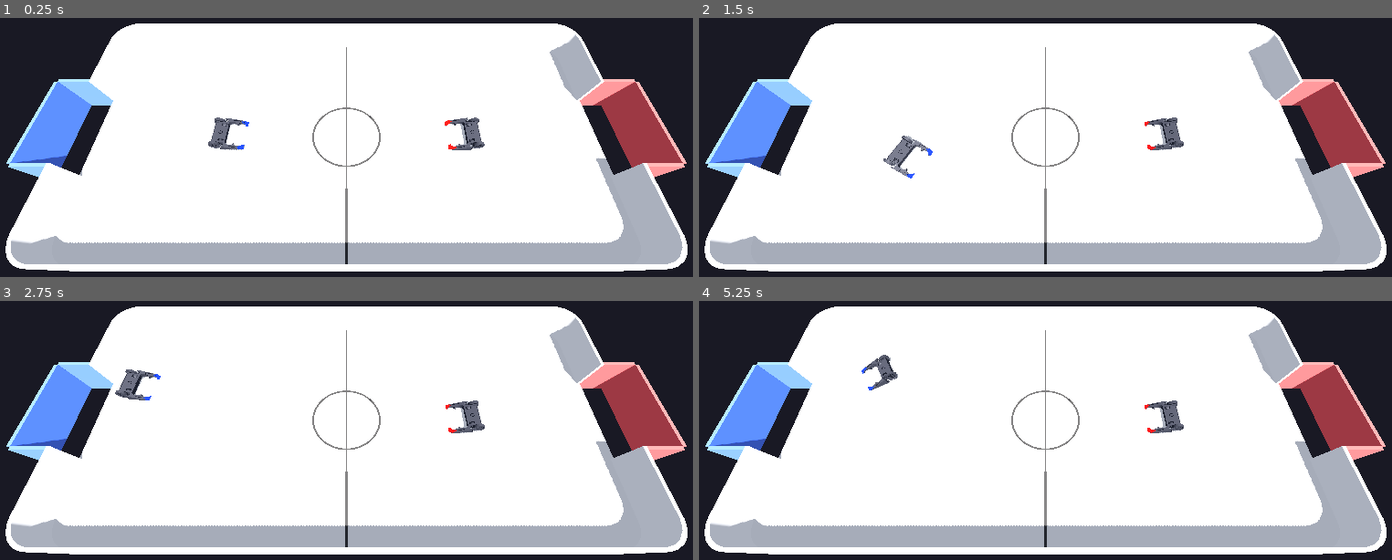
Above: before the commit, frames 1-4 (two rows, left to right).
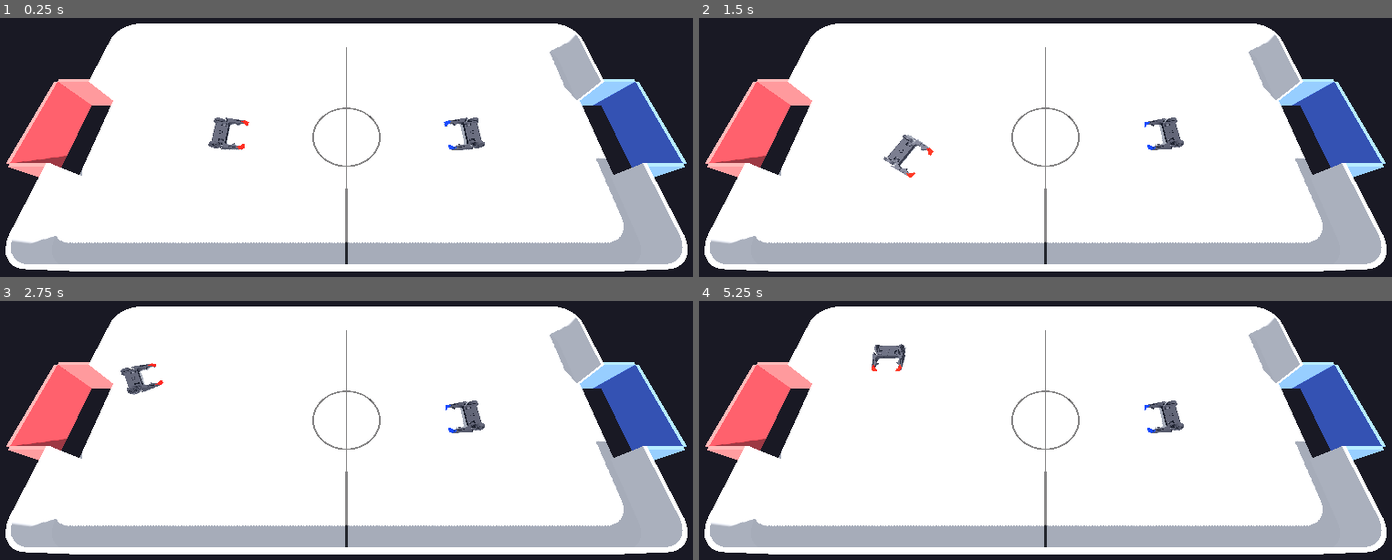
Above: after the commit, the same moments.

Repository: Eduardo-Barreto/arena-hockey
Game: Godot game, scene res://scenes/test/test.tscn
Same seed, same stepped clock (60 frames per second), same inputs: the game is played once before the commit and once after it.
Inputs:
- Up to frame 1 (0.25 s): no input
- Up to frame 2 (1.5 s): hold D (drive_right, bound only before the commit) 0.53-1.28 s; hold S (drive_back, bound only before the commit) from 1.28 s (still down)
- Up to frame 3 (2.75 s): release S (drive_back, bound only before the commit) at 2.03 s; hold D (drive_right, bound only before the commit) from 2.03 s (still down)
- Up to frame 4 (5.25 s): release D (drive_right, bound only before the commit) at 2.78 s; hold W (drive_forward, bound only before the commit) 2.78-3.53 s; tap Enter at 3.5 s; hold A (drive_left, bound only before the commit) 3.53-5.03 s; hold S (drive_back, bound only before the commit) from 5.03 s (still down)

The runs differ from the first frame. In frame 1, 5.7% of the frame differs, in the area x 0-100%, y 2-98%; in frame 2, 5.8%; in frame 3, 6.1%; in frame 4, 6.1%.

Commit message:
feat(input): scalable per-robot player input system

Diff:
--- a/project.godot
+++ b/project.godot
@@ -22,24 +22,44 @@
 
 [input]
 
-drive_forward={
+p1_forward={
 "deadzone": 0.2,
 "events": [Object(InputEventKey,"resource_local_to_scene":false,"resource_name":"","device":-1,"window_id":0,"alt_press …(192 unchanged characters)…
 ]
 }
-drive_back={
+p1_back={
 "deadzone": 0.2,
 "events": [Object(InputEventKey,"resource_local_to_scene":false,"resource_name":"","device":-1,"window_id":0,"alt_press …(192 unchanged characters)…
 ]
 }
-drive_left={
+p1_left={
 "deadzone": 0.2,
-"events": [null, Object(InputEventKey,"resource_local_to_ …(259 unchanged characters)…
+"events": [Object(InputEventKey,"resource_local_to_ …(259 unchanged characters)…
 ]
 }
-drive_right={
+p1_right={
 "deadzone": 0.2,
 "events": [Object(InputEventKey,"resource_local_to_scene":false,"resource_name":"","device":-1,"window_id":0,"alt_press …(192 unchanged characters)…
+]
+}
+p2_forward={
+"deadzone": 0.2,
+"events": [Object(InputEventKey,"resource_local_to_scene":false,"resource_name":"","device":-1,"window_id":0,"alt_pressed":false,"shift_pressed":false,"ctrl_pressed":false,"meta_pressed":false,"pressed":false,"keycode":0,"physical_keycode":4194320,"key_label":0,"unicode":0,"location":0,"echo":false,"script":null)
+]
+}
+p2_back={
+"deadzone": 0.2,
+"events": [Object(InputEventKey,"resource_local_to_scene":false,"resource_name":"","device":-1,"window_id":0,"alt_pressed":false,"shift_pressed":false,"ctrl_pressed":false,"meta_pressed":false,"pressed":false,"keycode":0,"physical_keycode":4194322,"key_label":0,"unicode":0,"location":0,"echo":false,"script":null)
+]
+}
+p2_left={
+"deadzone": 0.2,
+"events": [Object(InputEventKey,"resource_local_to_scene":false,"resource_name":"","device":-1,"window_id":0,"alt_pressed":false,"shift_pressed":false,"ctrl_pressed":false,"meta_pressed":false,"pressed":false,"keycode":0,"physical_keycode":4194319,"key_label":0,"unicode":0,"location":0,"echo":false,"script":null)
+]
+}
+p2_right={
+"deadzone": 0.2,
+"events": [Object(InputEventKey,"resource_local_to_scene":false,"resource_name":"","device":-1,"window_id":0,"alt_pressed":false,"shift_pressed":false,"ctrl_pressed":false,"meta_pressed":false,"pressed":false,"keycode":0,"physical_keycode":4194321,"key_label":0,"unicode":0,"location":0,"echo":false,"script":null)
 ]
 }
 
@@ -53,5 +73,4 @@
 rendering_device/driver.windows="d3d12"
 renderer/rendering_method="gl_compatibility"
 renderer/rendering_method.mobile="gl_compatibility"
-lights_and_shadows/directional_shadow/size=4096
 lights_and_shadows/directional_shadow/soft_shadow_filter_quality=3
--- a/scenes/test/test.tscn
+++ b/scenes/test/test.tscn
@@ -1,8 +1,8 @@
 [gd_scene format=3 uid="uid://c32r65kwfs60j"]
 
-[ext_resource type="Script" uid="uid://dmyxgr7axbqck" path="res://scripts/test_drive.gd" id="1_da6vm"]
 [ext_resource type="PackedScene" uid="uid://wh5pc58jt0ro" path="res://models/robot.tscn" id="2_da6vm"]
 [ext_resource type="PackedScene" uid="uid://dcdmpd67cdr0o" path="res://models/Rink.glb" id="3_st4qh"]
+[ext_resource type="Script" uid="uid://to2n1wyp3jk2" path="res://scripts/local_player_input.gd" id="4_lpi"]
 
 [sub_resource type="Environment" id="Environment_st4qh"]
 background_mode = 1
@@ -17,7 +17,6 @@
 margin = 0.0
 
 [node name="Test" type="Node3D" unique_id=1281674169]
-script = ExtResource("1_da6vm")
 
 [node name="WorldEnvironment" type="WorldEnvironment" parent="." unique_id=1173559244]
 environment = SubResource("Environment_st4qh")
@@ -31,16 +30,24 @@
 directional_shadow_max_distance = 5.0
 
 [node name="Rink" parent="." unique_id=1832758005 instance=ExtResource("3_st4qh")]
+transform = Transform3D(-1, 0, -8.742278e-08, 0, 1, 0, 8.742278e-08, 0, -1, 0, 0, 0)
 
 [node name="Robot" parent="." unique_id=1284975059 instance=ExtResource("2_da6vm")]
 transform = Transform3D(-4.371139e-08, 0, 1, 0, 1, 0, -1, 0, -4.371139e-08, -0.7, 0.25, 0)
-team_color = Color(0.14901961, 0.2509804, 0.8509804, 1)
+
+[node name="Input" type="Node" parent="Robot" unique_id=1979642613]
+script = ExtResource("4_lpi")
 
 [node name="Robot2" parent="." unique_id=1952964133 instance=ExtResource("2_da6vm")]
 transform = Transform3D(-4.371139e-08, 0, -1, 0, 1, 0, 1, 0, -4.371139e-08, 0.7, 0.25, 0)
+team_color = Color(0.14901961, 0.2509804, 0.8509804, 1)
+
+[node name="Input" type="Node" parent="Robot2" unique_id=448973120]
+script = ExtResource("4_lpi")
+player_index = 2
 
 [node name="Floor" type="StaticBody3D" parent="." unique_id=1008671758]
-transform = Transform3D(1, 0, 0, 0, 1, 0, 0, 0, 1, 0, 0.005, 0)
+transform = Transform3D(1, 0, 0, 0, 1, 0, 0, 0, 1, 0, 0.007, 0)
 
 [node name="CollisionShape3D" type="CollisionShape3D" parent="Floor" unique_id=739274559]
 shape = SubResource("WorldBoundaryShape3D_da6vm")
--- /dev/null
+++ b/scripts/local_player_input.gd
@@ -0,0 +1,14 @@
+class_name LocalPlayerInput
+extends Node
+
+@export var player_index := 1
+
+var _drive := DriveController.new()
+
+
+func _physics_process(_delta: float) -> void:
+	var prefix := "p%d_" % player_index
+	var axis_a := Input.get_axis(prefix + "back", prefix + "forward")
+	var axis_b := Input.get_axis(prefix + "left", prefix + "right")
+	var wheels := _drive.process(axis_a, axis_b)
+	(get_parent() as Robot).receive_input(wheels.x, wheels.y)
Not shown, added: scripts/local_player_input.gd.uid
